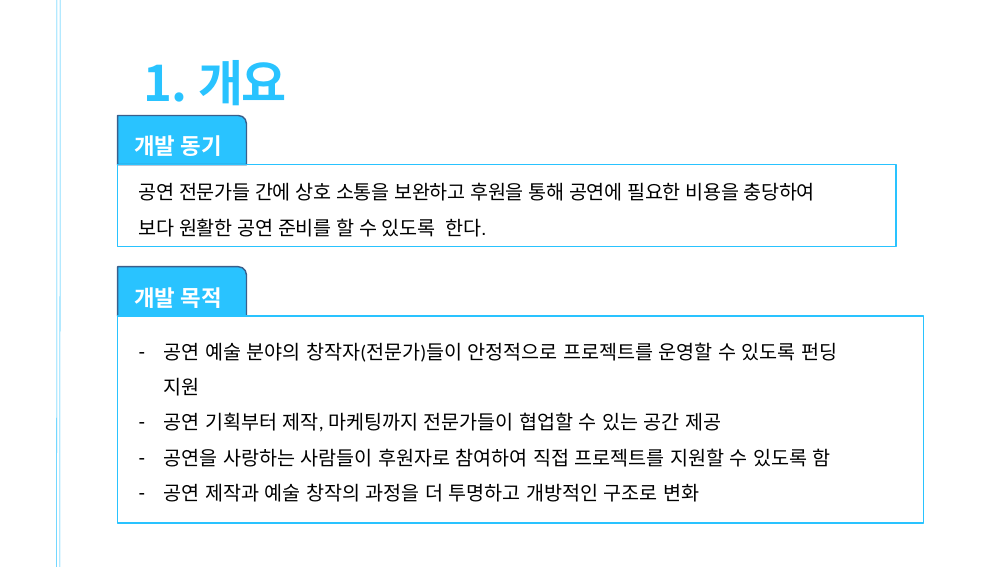
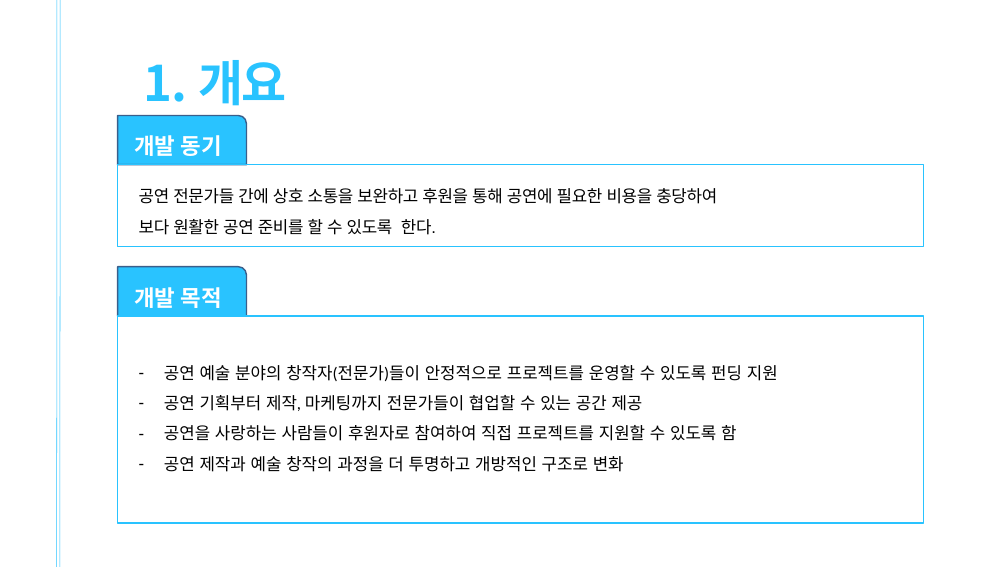
Before and after one commit to Jaewoong-Hwang/PROJECT_UI, a slide deck: slide 3 of 정처산기 1조 화면설계/정처산기 1조 스토리보드.pptx. Drawn at 1008x567 pixels with LibreOffice and Linux fonts; fonts in the diff are those of the drawing. Boxes give left, top, right and bottom in pixels: in the first picture for what was removed or moved away, otherwise in the second. Text is boxed around its words. In the diff, an @@ line names an element or a change of style, - is before the commit and + after.

```diff
--- a/정처산기 1조 화면설계/정처산기 1조 스토리보드.pptx
+++ b/정처산기 1조 화면설계/정처산기 1조 스토리보드.pptx
@@ rectangle resized from (x1=117, y1=165, x2=896, y2=247) to (x1=117, y1=165, x2=923, y2=247) @@
@@ text "공연 전문가들 간에 상호 소통을 ..." at (x1=139, y1=188, x2=717, y2=235): size 28 to 24 pt @@
@@ text "공연 예술 분야의 창작자(전문가)들이 안정적으로 ..." moved from (x1=164, y1=342, x2=837, y2=502) to (x1=164, y1=365, x2=778, y2=472) @@
@@ text "공연 예술 분야의 창작자(전문가)들이 안정적으로 ..." at (x1=164, y1=365, x2=778, y2=472): size 28 to 24 pt @@
```
Also in this commit, not shown: 1 other file.
